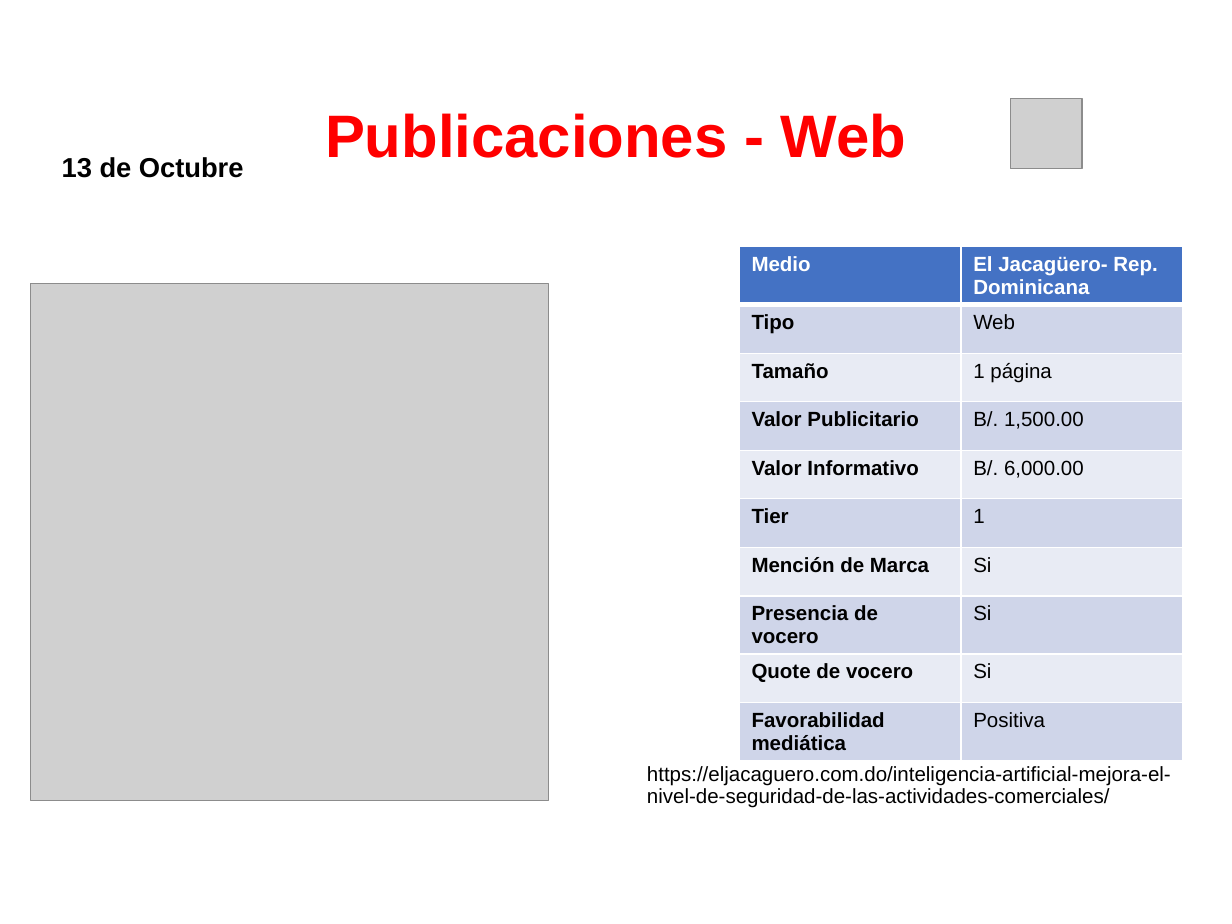
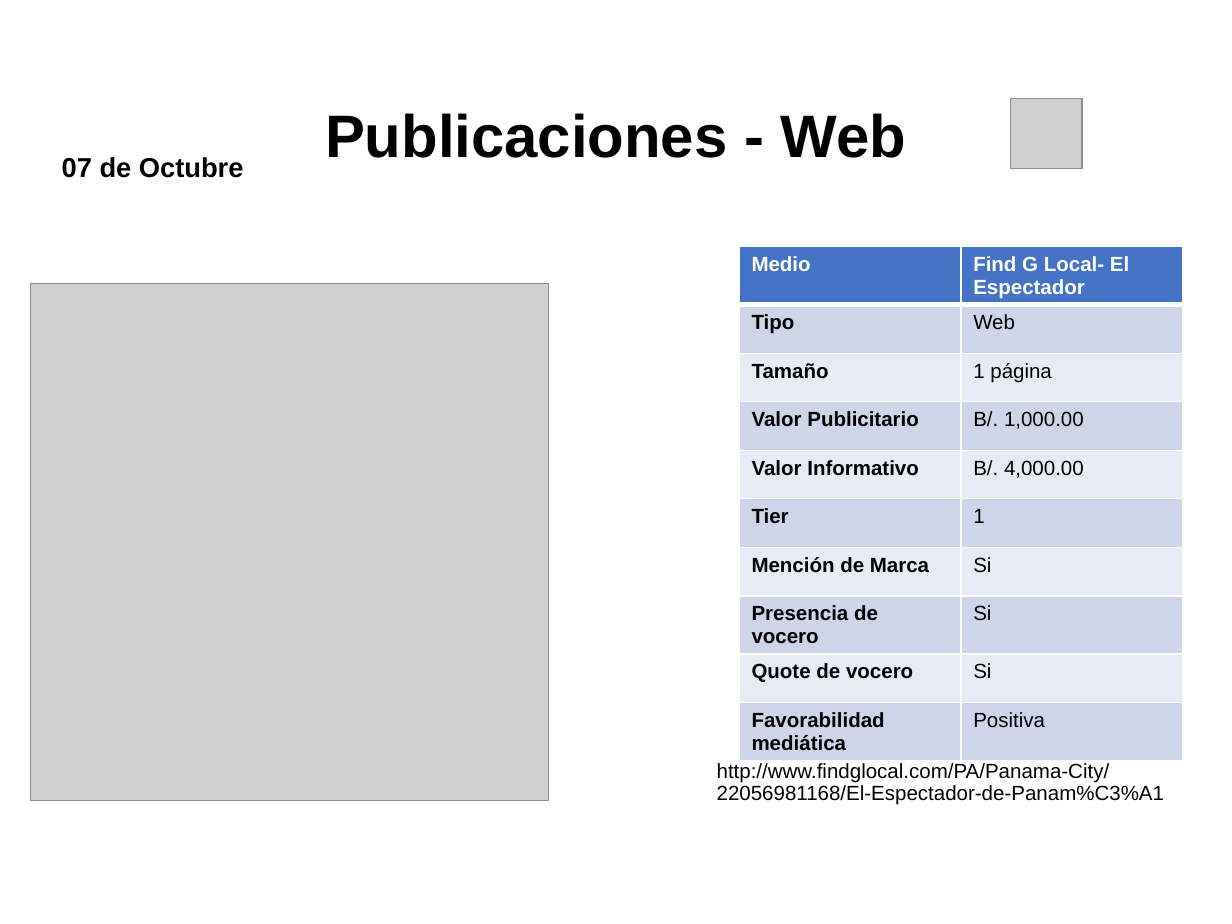
Before and after one commit to dgarci23/Report-Generator, a slide deck: slide 5 of Presentacion Terminada.pptx (slide 4 before the commit). Drawn at 1232x924 pixels with LibreOffice and Linux fonts; fonts in the diff are those of the drawing; grey boxes stand for pictures; background and template pictures are left out. Boxes give left, top, right and bottom in pixels: in the first picture for what was removed or moved away, otherwise in the second. Text is boxed around its words. In the diff, an @@ line names an element or a change of style, - is before the commit and + after.

```diff
--- a/Presentacion Terminada.pptx
+++ b/Presentacion Terminada.pptx
@@ title "Publicaciones - Web" at <box>325,113,906,158</box>: text colour #FF0000 to #000000 @@
@@ text at <box>62,157,244,178</box>: text changed @@
-13 de Octubre
+07 de Octubre
@@ table at <box>739,246,1183,755</box> @@
-row 1, column 2: El Jacagüero- Rep. Dominicana
+row 1, column 2: Find G Local- El Espectador
-row 4, column 2: B/. 1,500.00
+row 4, column 2: B/. 1,000.00
-row 5, column 2: B/. 6,000.00
+row 5, column 2: B/. 4,000.00
@@ text at <box>717,763,1164,805</box>: text changed @@
-https://eljacaguero.com.do/inteligencia-artificial-mejora-el-nivel-de-seguridad-de-las-actividades-comerciales/
+http://www.findglocal.com/PA/Panama-City/22056981168/El-Espectador-de-Panam%C3%A1
```
Also in this commit, not shown: 21 other slides changed, 6 slides removed, 5 other files.
